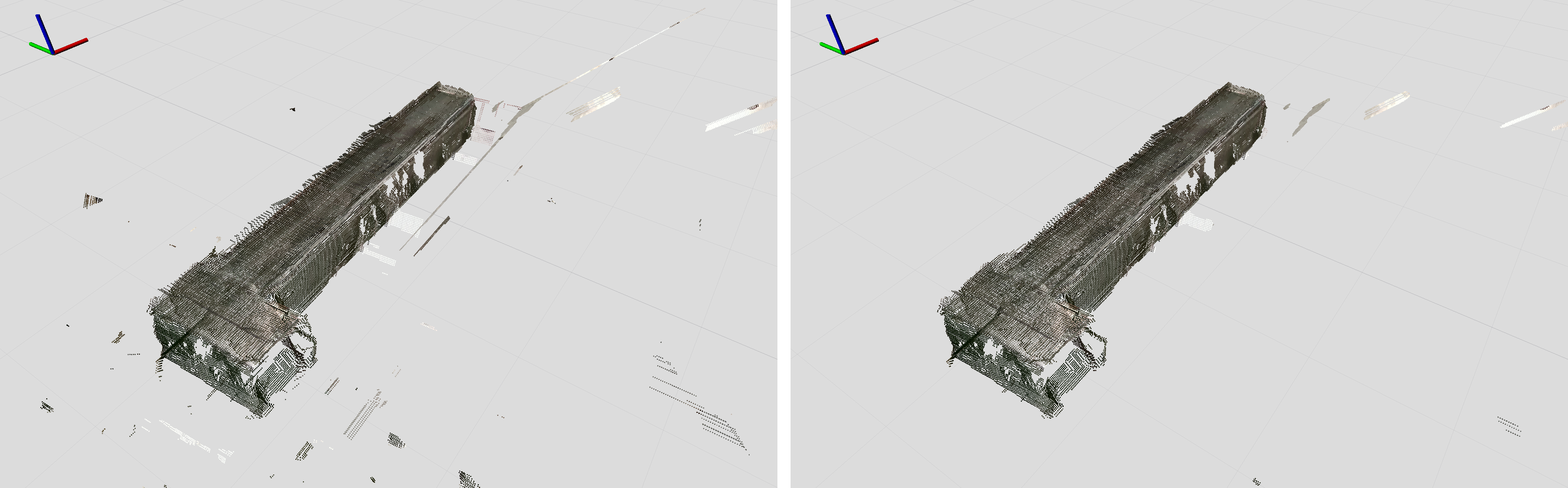
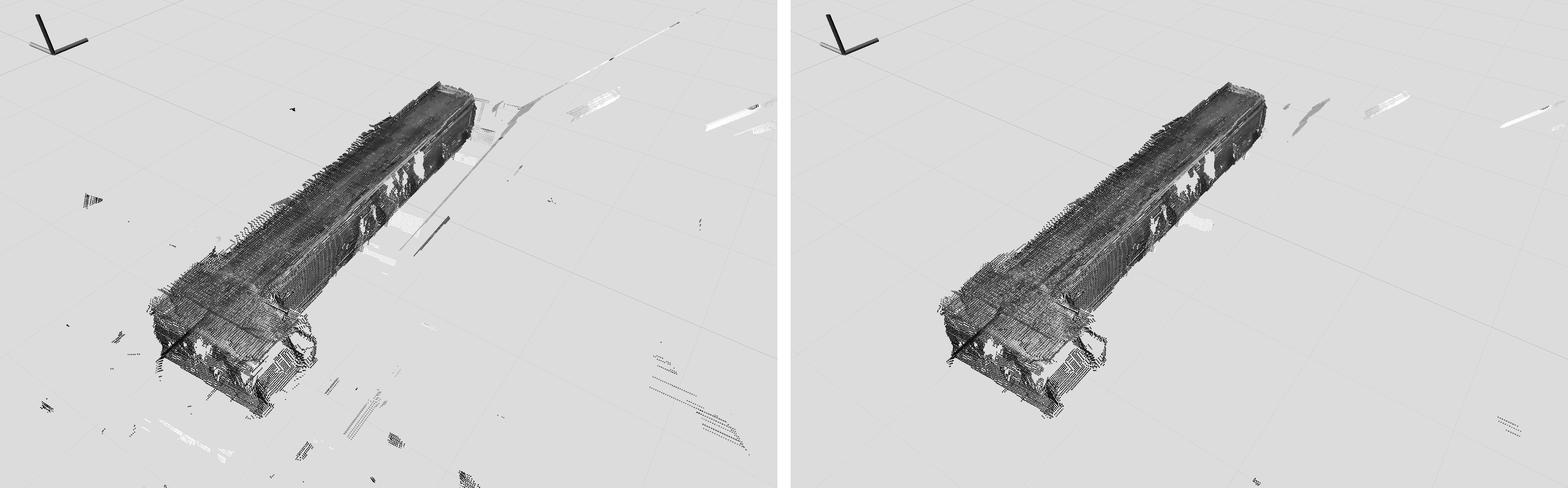
Layers edited between the first and the second 1568 x 488 image:
removed layer "JMR-24-1459-Fig-11_right_ltgrey.png" over left=790, top=0, right=1568, bottom=487
renamed "JMR-24-1459-Fig-11_left_ltgrey.png" to "JMR-24-1459-Fig-11_color.tif", painted on it over left=0, top=0, right=1568, bottom=488
removed layer "Layer" over left=0, top=0, right=1568, bottom=488
